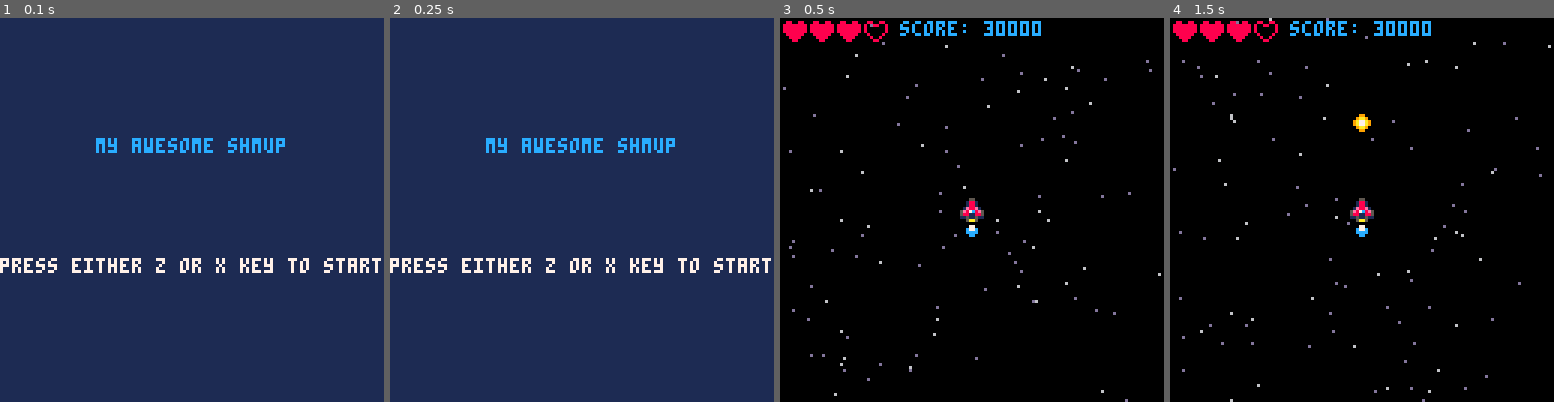
Above: before the commit, frames 1-4 (left to right).
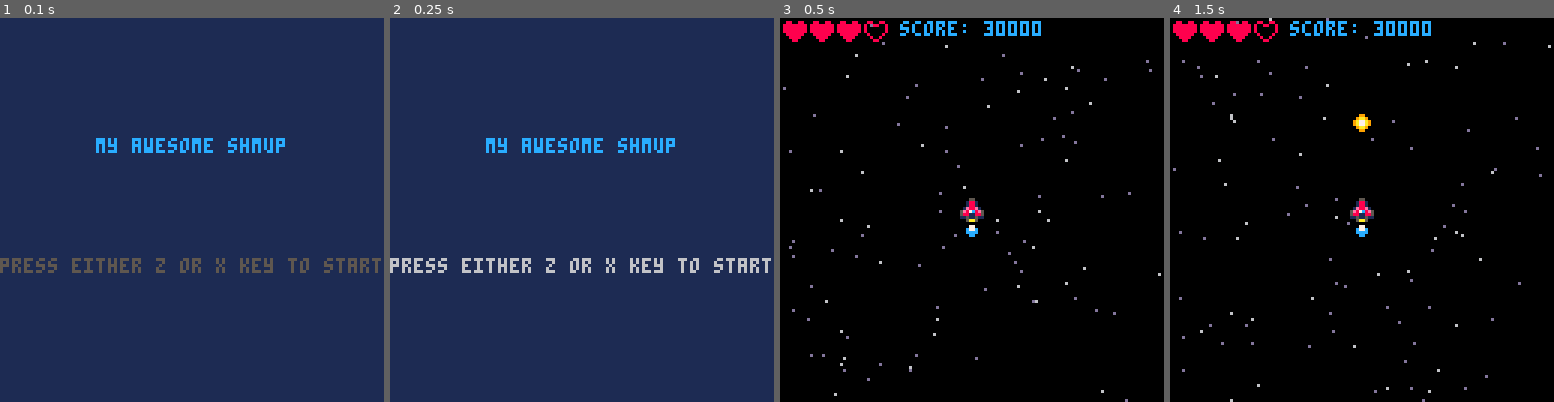
Above: after the commit, the same moments.

Repository: CRBroughton/pico-8-hero
Game: PICO-8 cartridge src/pico-8-hero.p8
Two runs of this game, one before a commit and one after it. Both use one fixed random seed, a clock stepped at 60 frames per second and the inputs below.
Inputs:
- Up to frame 1 (0.1 s): no input
- Up to frame 2 (0.25 s): no input
- Up to frame 3 (0.5 s): tap X (X key) at 0.33 s
- Up to frame 4 (1.5 s): tap O (Z key) at 0.7 s; tap X (X key) at 1.07 s

The runs differ from the first frame. In frame 1, 1.5% of the frame differs, in the area x 0-100%, y 62-67%; in frame 2, 1.5%; in frame 3, nothing differs; in frame 4, nothing differs.

Commit message:
feat(start): :lipstick: add blink text to start and end screens

Diff:
--- /dev/null
+++ b/src/blink.lua
@@ -0,0 +1,13 @@
+function blink()
+    local blink_animation = {
+        5,
+        6,
+        7,
+        6,
+        5,
+    }
+    if blinkt > #blink_animation then
+        blinkt = 1
+    end
+    return blink_animation[blinkt]
+end
--- a/src/draw.lua
+++ b/src/draw.lua
@@ -22,13 +22,13 @@
 function draw_start()
     cls(1)
     print("my awesome shmup", 32, 40, 12)
-    print("press either z or x key to start", 0, 80, 7)
+    print("press either z or x key to start", 0, 80, blink())
 end
 
 function draw_over()
     cls(8)
     print("game over", 50, 40, 2)
-    print("press either z or x key", 20, 80, 7)
+    print("press either z or x key", 20, 80, blink())
     print("to continue", 45, 90, 7)
 
 end
--- a/src/main.lua
+++ b/src/main.lua
@@ -3,6 +3,7 @@
     cls(0)
     -- state machine for game mode
     mode = "start"
+    blinkt = 1
 
 end
 
@@ -17,6 +18,7 @@
 end
 
 function _update()
+    blinkt += 1
     if mode == "game" then
         update_game()
     elseif mode == "start" then
--- a/src/pico-8-hero.p8
+++ b/src/pico-8-hero.p8
@@ -5,6 +5,7 @@
 #include starfield.lua
 #include update.lua
 #include draw.lua
+#include blink.lua
 __gfx__
 00000000000550000005500000055000000000000000000000000000000000000000000000000000000000000000000000000000088008800880088000000000
 000000000018810000188100001881000000000000077000000770000007700000c77c0000077000000000000000000000000000888888888008800800000000
